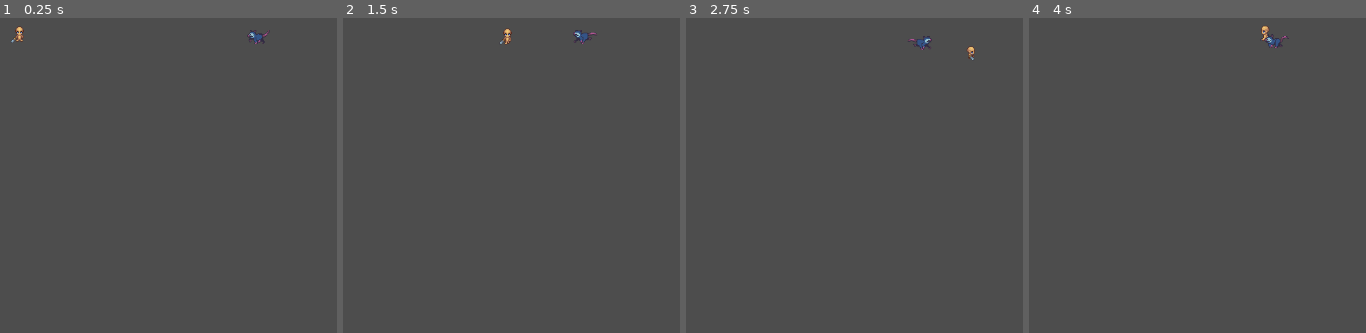
Above: before the commit, frames 1-4 (left to right).
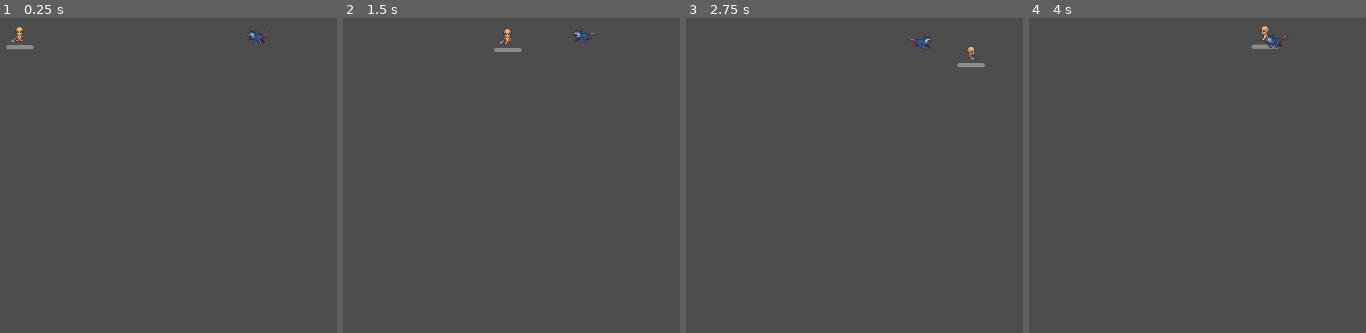
Above: after the commit, the same moments.

Repository: amoxley-developer/monster-survivors
Game: Godot game, scene res://scenes/level.tscn
The game is run twice, just before and just after one commit, with the same random seed, the same clock (stepped at 60 frames per second) and the same inputs. The project has no main scene, so this scene is started directly.
Inputs:
- Up to frame 1 (0.25 s): no input
- Up to frame 2 (1.5 s): tap Enter at 0.5 s; hold Right (right) 0.53-1.28 s; hold Space (dash) 0.53-1.28 s; hold Down (down) from 1.28 s (still down); tap Space (dash) at 1.35 s
- Up to frame 3 (2.75 s): release Down (down) at 2.03 s; hold Right (right) from 2.03 s (still down); hold Space (dash) from 2.03 s (still down)
- Up to frame 4 (4 s): release Right (right) at 2.78 s; release Space (dash) at 2.78 s; hold Up (up) 2.78-3.53 s; tap Space (dash) at 2.85 s; hold Left (left) from 3.53 s (still down); hold Space (dash) from 3.53 s (still down)

The runs differ from the first frame. In frame 1, 0.1% of the frame differs, in the area x 1-11%, y 8-10%; in frame 2, 0.1%; in frame 3, 0.1%; in frame 4, less than 0.1%.

Commit message:
create the health bar scene

Diff:
--- /dev/null
+++ b/scenes/health_bar.tscn
@@ -0,0 +1,9 @@
+[gd_scene load_steps=2 format=3 uid="uid://dapawspw3tafc"]
+
+[ext_resource type="Script" uid="uid://bcreehc7wvkg8" path="res://scripts/HealthBar/health_bar.gd" id="1_1bvlm"]
+
+[node name="HealthBar" type="ProgressBar"]
+offset_right = 92.0
+offset_bottom = 10.0
+show_percentage = false
+script = ExtResource("1_1bvlm")
--- a/scenes/player.tscn
+++ b/scenes/player.tscn
@@ -9,6 +9,7 @@
 [ext_resource type="Texture2D" uid="uid://nfbrmhwjx3sa" path="res://assets/sprites/player/Sword_Walk/Sword_Walk_full.png" id="5_qlg0r"]
 [ext_resource type="Script" uid="uid://o551lt07bmdh" path="res://scripts/Player/state-machine/DeadState.gd" id="5_smehm"]
 [ext_resource type="Texture2D" uid="uid://cr56qjggwflyw" path="res://assets/sprites/player/Sword_Death/Sword_Death_full.png" id="7_ur7pv"]
+[ext_resource type="PackedScene" uid="uid://dapawspw3tafc" path="res://scenes/health_bar.tscn" id="10_y4r1p"]
 
 [sub_resource type="AtlasTexture" id="AtlasTexture_hhpqf"]
 atlas = ExtResource("5_fjrip")
@@ -635,11 +636,12 @@
 radius = 5.0
 height = 18.0
 
-[node name="Player" type="CharacterBody2D" node_paths=PackedStringArray("IdleState", "DeadState", "PlayerAnimation")]
+[node name="Player" type="CharacterBody2D" node_paths=PackedStringArray("IdleState", "DeadState", "PlayerAnimation", "HealthBarScene")]
 script = ExtResource("1_3vyb7")
 IdleState = NodePath("State/IdleState")
 DeadState = NodePath("State/DeadState")
 PlayerAnimation = NodePath("PlayerAnimation")
+HealthBarScene = NodePath("HealthBar")
 walk_speed = 40
 
 [node name="State" type="Node" parent="."]
@@ -670,3 +672,9 @@
 
 [node name="CollisionShape2D" type="CollisionShape2D" parent="."]
 shape = SubResource("CapsuleShape2D_fjrip")
+
+[node name="HealthBar" parent="." instance=ExtResource("10_y4r1p")]
+offset_left = -20.0
+offset_top = 17.0
+offset_right = 20.0
+offset_bottom = 23.0
--- /dev/null
+++ b/scripts/HealthBar/health_bar.gd
@@ -0,0 +1,13 @@
+class_name HealthBar
+extends ProgressBar
+
+var health := 0.0 : set = _set_health
+
+func _set_health(new_health: float):
+	var prev_health = health
+	health = min(max_value, new_health)
+	value = health
+
+func init_health(start_health):
+	max_value = start_health
+	value = start_health
--- a/scripts/Player/player.gd
+++ b/scripts/Player/player.gd
@@ -15,6 +15,7 @@
 @export var IdleState: PlayerIdleState
 @export var DeadState: PlayerDeadState
 @export var PlayerAnimation: AnimatedSprite2D
+@export var HealthBarScene: HealthBar
 @export var walk_speed := 25
 @export var total_dash_distance := 100
 @export var dash_delay_length := 0.1
@@ -27,6 +28,7 @@
 
 func _ready():
 	change_state(IdleState)
+	HealthBarScene.init_health(health)
 
 func change_state(new_state: PlayerState):
 	CurrentState = new_state
@@ -48,3 +50,4 @@
 		change_state(DeadState)
 	else:
 		health -= amount
+		HealthBarScene._set_health(health)
Not shown: 1 places in scenes/player.tscn that only renumber resources
Not shown, added: scripts/HealthBar/health_bar.gd.uid
